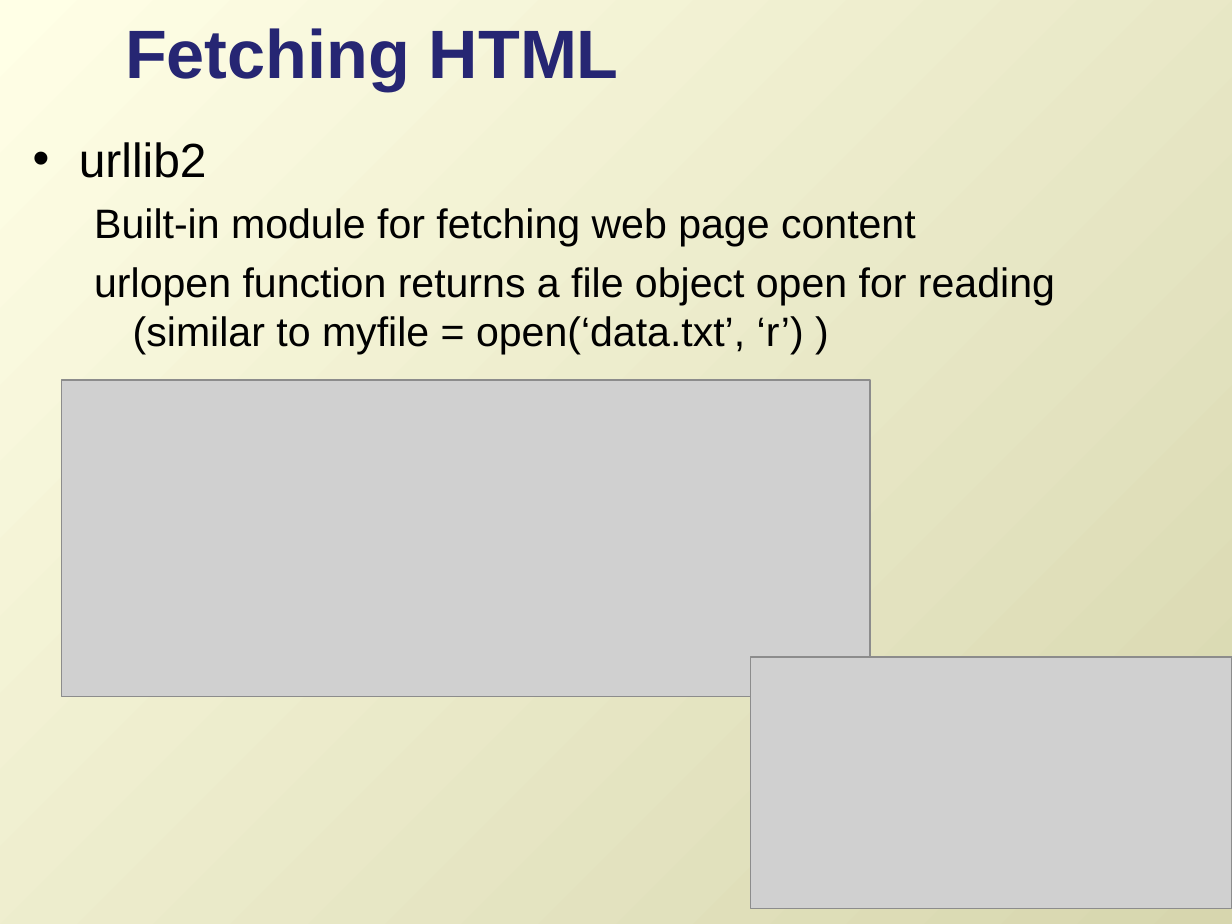
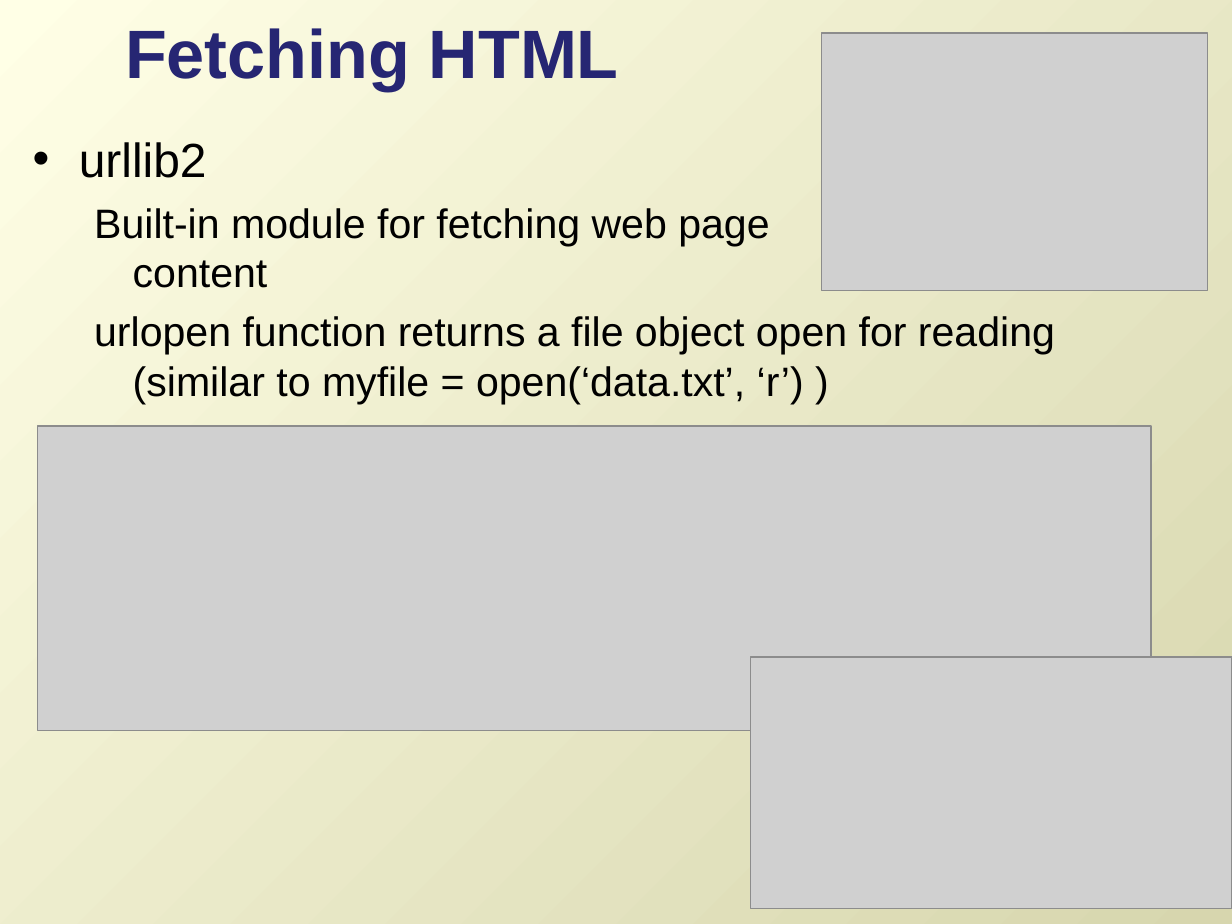
Before and after one commit to lgtateos/gis540, a slide deck: slide 2 of slides/fetching.ppt. Drawn at 1232x924 pixels with LibreOffice and Linux fonts; fonts in the diff are those of the drawing; grey boxes stand for pictures. Boxes give left, top, right and bottom in pixels: in the first picture for what was removed or moved away, otherwise in the second. Text is boxed around its words. In the diff, an @@ line names an element or a change of style, - is before the commit and + after.

```diff
--- a/slides/fetching.ppt
+++ b/slides/fetching.ppt
@@ picture added at (x1=822, y1=33, x2=1209, y2=291) @@
@@ text "urllib2" rewrapped from (x1=79, y1=142, x2=1055, y2=355) to (x1=79, y1=142, x2=1055, y2=404) @@
@@ picture resized from (x1=62, y1=379, x2=870, y2=696) to (x1=37, y1=426, x2=1151, y2=731) @@
```
Also in this commit, not shown: 5 other slides changed.
